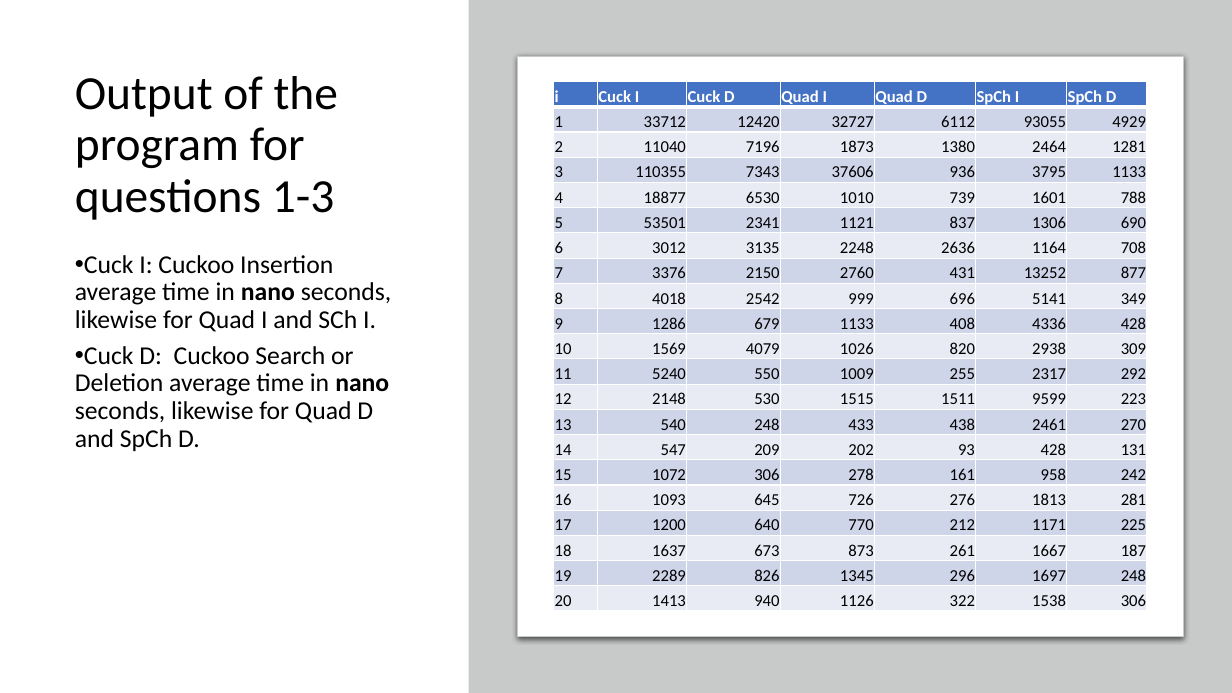
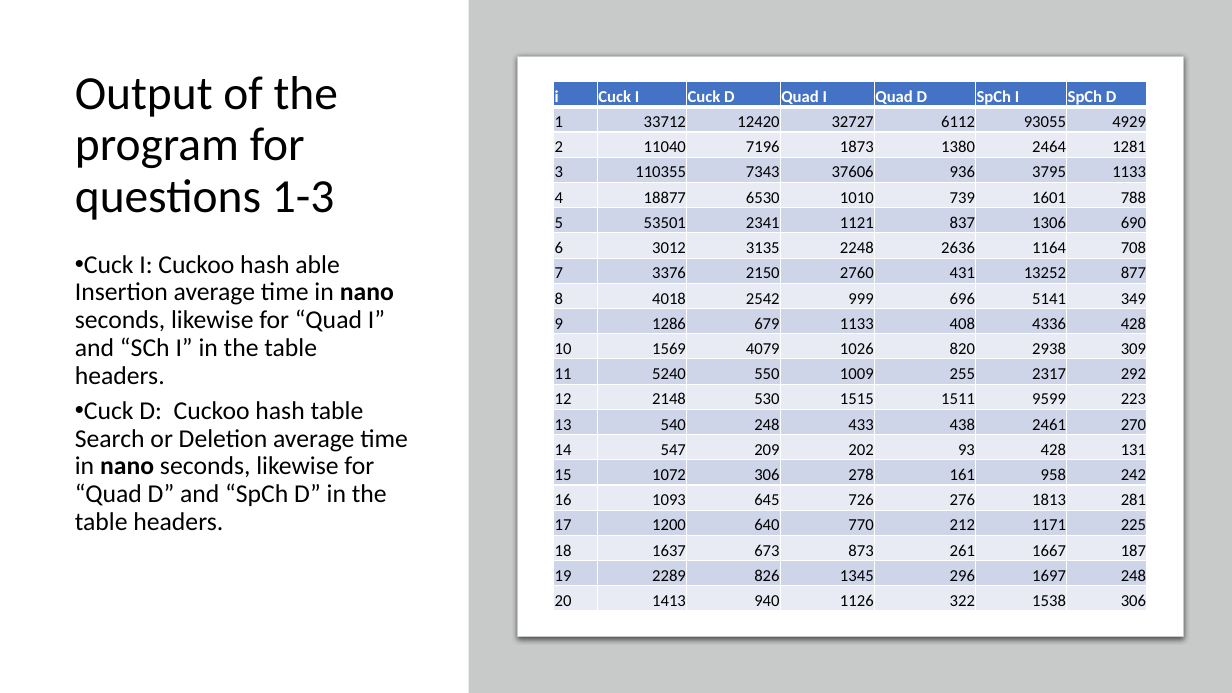
Before and after one commit to fanchuanster/uwinds, a slide deck: slide 3 of docs/8547Saini/assignments/assignment1.pptx (slide 2 before the commit). Drawn at 1232x693 pixels with LibreOffice and Linux fonts; fonts in the diff are those of the drawing. Boxes give left, top, right and bottom in pixels: in the first picture for what was removed or moved away, otherwise in the second. Text is boxed around its words. In the diff, an @@ line names an element or a change of style, - is before the commit and + after.

```diff
--- a/docs/8547Saini/assignments/assignment1.pptx
+++ b/docs/8547Saini/assignments/assignment1.pptx
@@ text at [75, 255, 408, 531]: text changed @@
-• Cuck I: Cuckoo Insertion average time in nano seconds, likewise for Quad I and SCh I.
-• Cuck D: Cuckoo Search or Deletion average time in nano seconds, likewise for Quad D and SpCh D.
+• Cuck I: Cuckoo hash able Insertion average time in nano seconds, likewise for “Quad I” and “SCh I” in the table headers.
+• Cuck D: Cuckoo hash table Search or Deletion average time in nano seconds, likewise for “Quad D” and “SpCh D” in the table headers.
```
Also in this commit, not shown: 6 other slides changed, 7 slides added, 2 other files.
